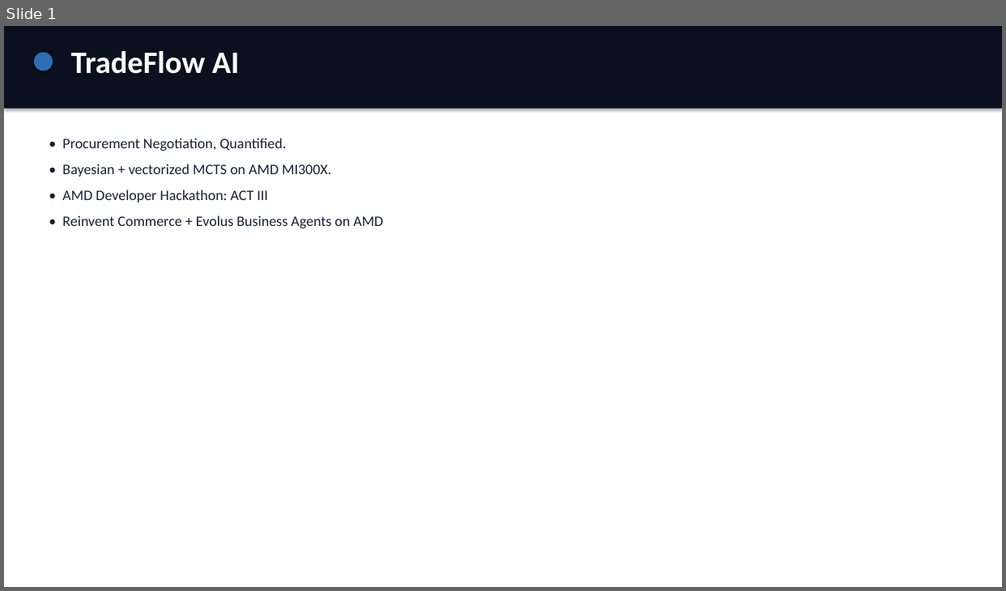
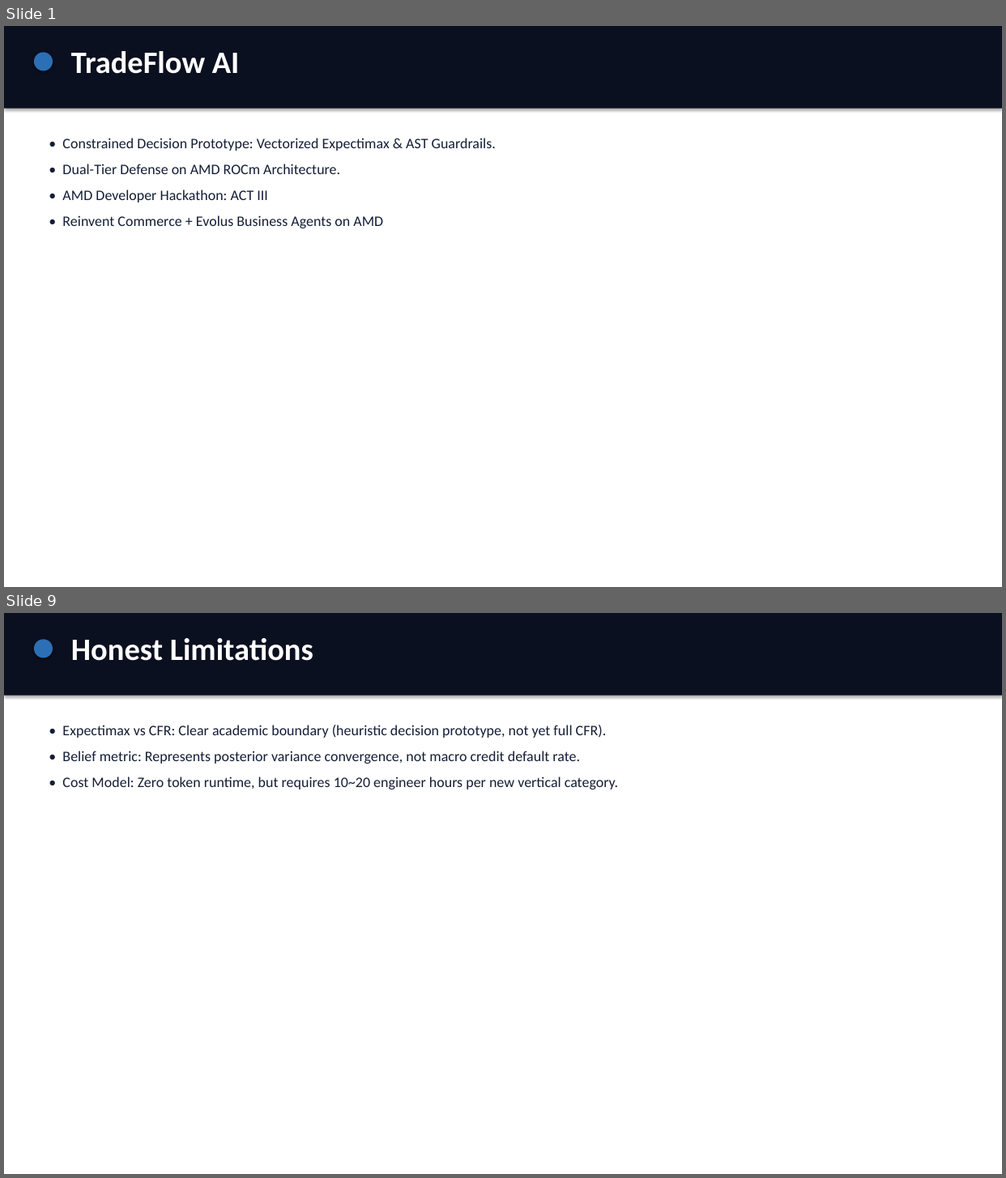
Before and after one commit to Fu93/tradeflow-ai, a slide deck: results/pitch.pptx. Shown one above the other, each under a label of ours: slide 1 before the commit, slides 1 and 9 after it; the slides between them are not shown. The pictures are 1006x591 and 1006x1178 pixels, drawn with LibreOffice and Linux fonts; fonts in the diff are those of the drawing. Boxes give left, top, right and bottom in pixels: in the first picture for what was removed or moved away, otherwise in the second. Text is boxed around its words. In the diff, an @@ line names an element or a change of style, - is before the commit and + after.

```diff
--- a/results/pitch.pptx
+++ b/results/pitch.pptx
@@ slide 9 added at (4,613,1002,1174), background #FFFFFF @@
@@ rectangle added at (4,613,1002,696), fill #0B1020 @@
@@ ellipse added at (34,639,53,658), fill #2C6FB5 @@
@@ text added at (71,638,313,661), 30 pt, text #FFFFFF, bold @@
+Honest Limitations
@@ text added at (62,725,618,790), 14 pt, text #141E36 @@
+• Expectimax vs CFR: Clear academic boundary (heuristic decision prototype, not yet full CFR).
+• Belief metric: Represents posterior variance convergence, not macro credit default rate.
+• Cost Model: Zero token runtime, but requires 10~20 engineer hours per new vertical category.
@@ slide 1 changed as well @@
@@ text at (62,138,496,174): text changed @@
-• Procurement Negotiation, Quantified.
-• Bayesian + vectorized MCTS on AMD MI300X.
+• Constrained Decision Prototype: Vectorized Expectimax & AST Guardrails.
+• Dual-Tier Defense on AMD ROCm Architecture.
```
Also in this commit, not shown: 5 other slides changed, 3 other slides added, 4 slides removed, 2 other files.
